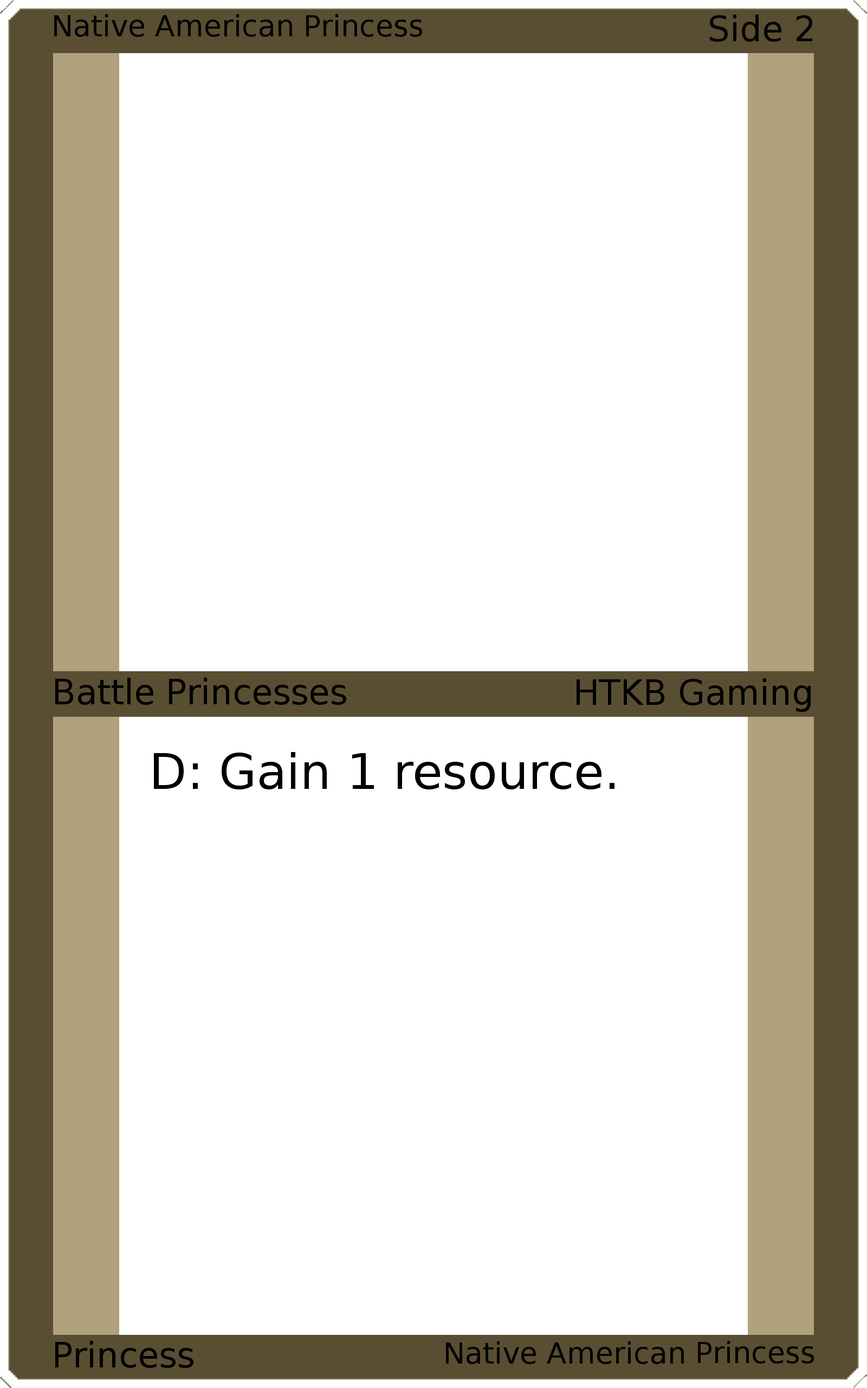
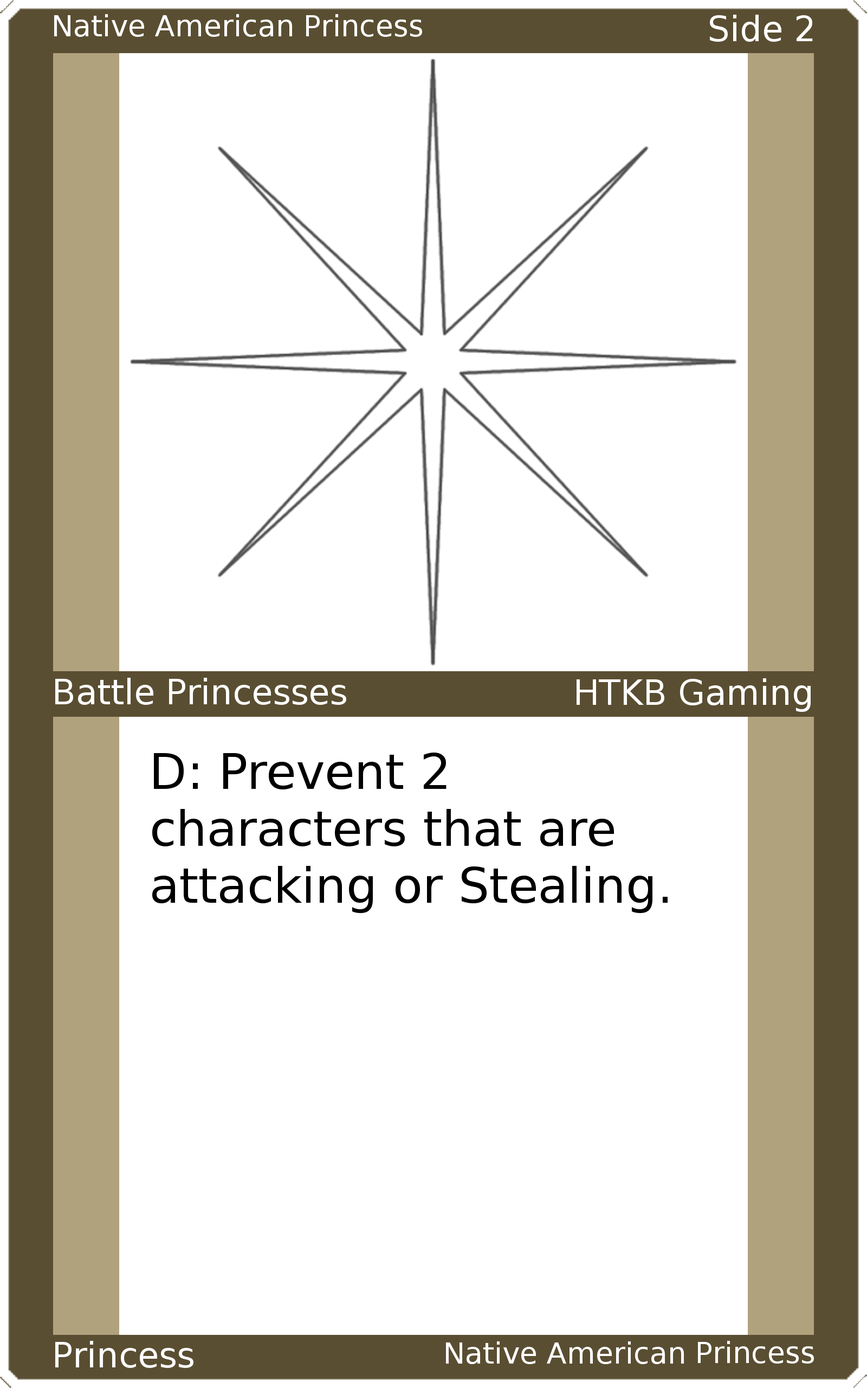
Layers edited between the first and the second 867×1388 image:
painted on "Upper Left" over [54, 14, 423, 37]
painted on "Upper Right" over [710, 14, 814, 42]
painted on "Mid Left" over [55, 677, 347, 705]
painted on "Mid Right" over [576, 678, 811, 712]
painted on "Card Text" over [152, 751, 668, 913]
painted on "Bottom Left" over [55, 1340, 194, 1368]
painted on "Bottom Right" over [446, 1340, 815, 1364]
added layer "Art" above "Top Background" over [129, 57, 738, 666]
